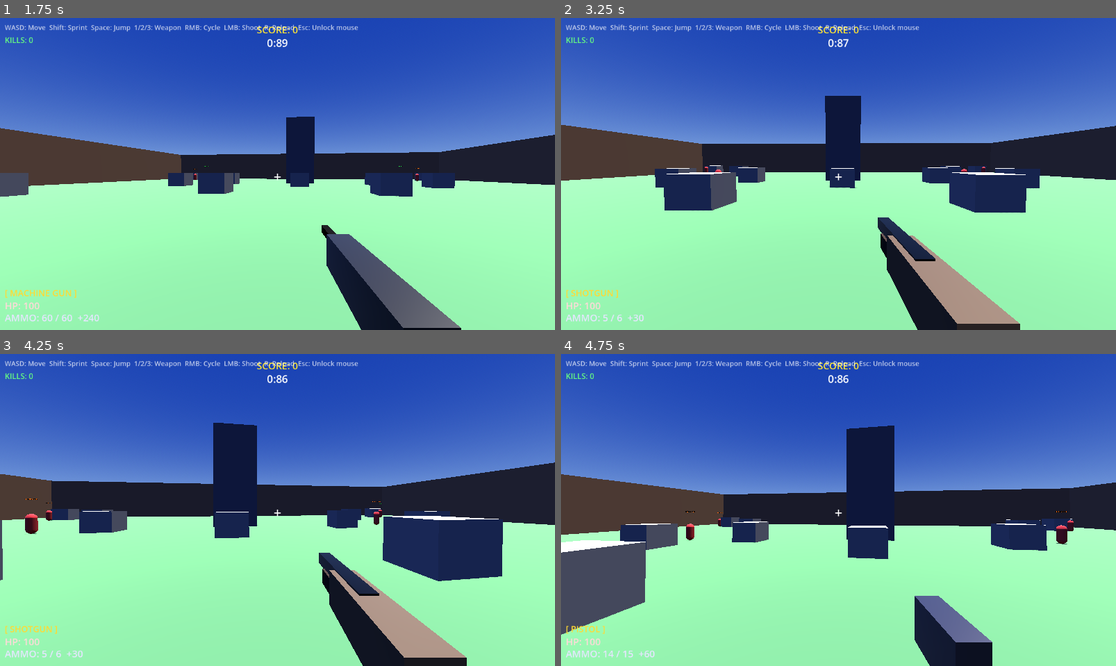
Above: before the commit, frames 1-4 (two rows, left to right).
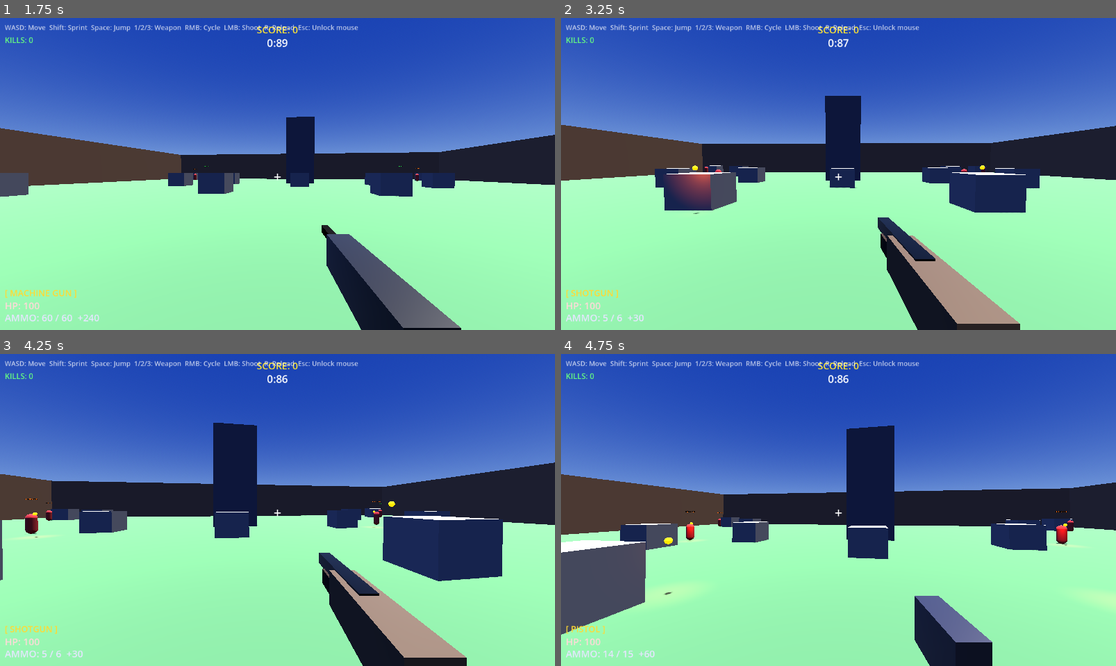
Above: after the commit, the same moments.

Repository: kukasaut0/godot-shooter
Game: Godot game, scene res://world.tscn
The game is run twice, just before and just after one commit, with the same random seed, the same clock (stepped at 60 frames per second) and the same inputs.
Inputs (mouse positions are in pixels of both pictures, inside the frame that each line leads up to):
- Up to frame 1 (1.75 s): tap Enter at 0.5 s; move the mouse to (305, 174) at 0.52 s; hold W from 0.53 s (still down); tap 1 at 0.6 s; click (305, 174) at 0.67 s; tap Space at 0.77, 1.52 s; move the mouse to (249, 174) at 1.27 s; tap 2 at 1.35 s
- Up to frame 2 (3.25 s): keep holding W; move the mouse to (849, 167) at 2.02 s; tap 3 at 2.1 s; move the mouse to (832, 180) at 2.77 s; tap R at 2.85 s; click (832, 180) at 2.92 s; tap Space at 3.02 s
- Up to frame 3 (4.25 s): keep holding W; move the mouse to (316, 513) at 3.52 s; hold Shift from 3.53 s (still down); tap Space at 3.77 s
- Up to frame 4 (4.75 s): keep holding W; move the mouse to (794, 506) at 4.27 s; release Shift at 4.28 s; tap 1 at 4.35 s; tap Space at 4.52 s

Frame 1 is identical in both runs. In frame 2, 0.7% of the frame differs, in the area x 19-77%, y 47-63%; in frame 3, less than 0.1%; in frame 4, 0.6%.

Commit message:
Add enemy shooting, reload system, and death debris
- Enemy fires projectiles at player when in SPOTTED or SEEKING_COVER state
- Magazine-based reload: 5 shots, 2.2s reload time, 0.55s between shots
- Max shoot range: 35 units
- Death spawns 8 physics-free debris pieces with arc trajectories and fade-out

Co-Authored-By: Claude Sonnet 4.6 <noreply@anthropic.com>

Diff:
--- a/enemy.gd
+++ b/enemy.gd
@@ -15,6 +15,11 @@
 # How much we penalise candidates that are still close to the player
 const COVER_AWAY_WEIGHT   := 0.4
 
+const SHOOT_INTERVAL  := 0.55   # seconds between shots
+const RELOAD_TIME     := 2.2    # seconds to reload
+const MAG_SIZE        := 5      # shots per magazine
+const SHOOT_RANGE     := 35.0   # max shooting distance
+
 var health     := 100
 var mesh_height := 1.7   # used by weapon_system for headshot detection
 
@@ -24,6 +29,11 @@
 var _cover_timer    := 0.0
 var _cover_target   := Vector3.ZERO
 var _cover_found    := false
+
+var _ammo           := MAG_SIZE
+var _shoot_timer    := 0.0
+var _reload_timer   := 0.0
+var _reloading      := false
 
 var _player : CharacterBody3D
 var _camera : Camera3D
@@ -107,6 +117,7 @@
 			if do_vis and _is_visible_to_player():
 				_enter_spotted()
 
+	_update_shooting(delta)
 	move_and_slide()
 
 	if _flash_timer > 0.0:
@@ -259,11 +270,118 @@
 			_label.font_size = 28
 
 
+# ── Shooting ───────────────────────────────────────────────────────────────────
+
+func _update_shooting(delta: float) -> void:
+	# Only shoot while exposed (not hiding or in cover)
+	var can_shoot := state == State.SPOTTED or state == State.SEEKING_COVER
+	if not can_shoot:
+		return
+
+	if _reloading:
+		_reload_timer -= delta
+		if _reload_timer <= 0.0:
+			_reloading = false
+			_ammo = MAG_SIZE
+		return
+
+	if _shoot_timer > 0.0:
+		_shoot_timer -= delta
+		return
+
+	# Range check
+	if global_position.distance_to(_player.global_position) > SHOOT_RANGE:
+		return
+
+	_fire_projectile()
+	_ammo -= 1
+	_shoot_timer = SHOOT_INTERVAL
+
+	if _ammo <= 0:
+		_reloading = true
+		_reload_timer = RELOAD_TIME
+
+
+func _fire_projectile() -> void:
+	var Projectile = preload("res://projectile.gd")
+	var proj : Area3D = Projectile.new()
+
+	var muzzle := global_position + Vector3(0.0, 0.9, 0.0)
+	var target  := _player.global_position + Vector3(0.0, 0.7, 0.0)  # aim at chest
+	proj.direction = (target - muzzle).normalized()
+	proj.global_position = muzzle
+
+	get_tree().current_scene.add_child(proj)
+
+
+# ── Death debris ───────────────────────────────────────────────────────────────
+
+func _spawn_debris() -> void:
+	const PIECE_COUNT := 8
+	const LIFETIME    := 2.2
+	const GRAVITY     := 14.0
+	const SIZES : Array[float] = [0.18, 0.22, 0.28, 0.14]
+
+	var scene := get_tree().current_scene
+	var rng   := RandomNumberGenerator.new()
+	rng.randomize()
+
+	for i in range(PIECE_COUNT):
+		var piece     := Node3D.new()
+		var mesh_inst := MeshInstance3D.new()
+		var box       := BoxMesh.new()
+		var s         : float = SIZES[i % SIZES.size()] * rng.randf_range(0.7, 1.4)
+		box.size      = Vector3(s, s, s)
+		mesh_inst.mesh = box
+		var mat := StandardMaterial3D.new()
+		mat.albedo_color = Color(0.75, 0.18, 0.18)
+		mat.transparency = BaseMaterial3D.TRANSPARENCY_ALPHA
+		mesh_inst.material_override = mat
+		piece.add_child(mesh_inst)
+
+		var origin := global_position + Vector3(
+			rng.randf_range(-0.3, 0.3),
+			rng.randf_range(0.5, 1.1),
+			rng.randf_range(-0.3, 0.3)
+		)
+		piece.global_position = origin
+		scene.add_child(piece)
+
+		# Simulate arc with a tween — no physics bodies needed
+		var vel := Vector3(
+			rng.randf_range(-1.0, 1.0),
+			rng.randf_range(0.5, 1.0),
+			rng.randf_range(-1.0, 1.0)
+		).normalized() * rng.randf_range(3.0, 7.0)
+		var spin_axis := Vector3(rng.randf_range(-1,1), rng.randf_range(-1,1), rng.randf_range(-1,1)).normalized()
+		var spin_spd  := rng.randf_range(4.0, 10.0)
+
+		var tween := piece.create_tween()
+		tween.set_process_mode(Tween.TWEEN_PROCESS_PHYSICS)
+		var elapsed := 0.0
+		var steps   := 20
+		for step in range(1, steps + 1):
+			var t    : float = LIFETIME * step / steps
+			var dt   : float = LIFETIME / steps
+			elapsed += dt
+			var pos  := origin + vel * t + Vector3(0, -0.5 * GRAVITY * t * t, 0)
+			pos.y    = maxf(pos.y, 0.1)  # stay above floor
+			var rot  := spin_axis * spin_spd * t
+			tween.tween_property(piece, "global_position", pos, dt).set_ease(Tween.EASE_IN_OUT)
+			tween.parallel().tween_property(piece, "rotation", rot, dt)
+
+		# Fade out in the last third
+		tween.parallel().tween_interval(LIFETIME * 0.65)
+		tween.tween_property(mat, "albedo_color:a", 0.0, LIFETIME * 0.35)
+		tween.finished.connect(piece.queue_free)
+
+
 func take_damage(amount: int, _is_headshot: bool = false) -> bool:
 	health -= amount
 	_base_mat.albedo_color = Color(1.0, 1.0, 1.0)
 	_flash_timer = FLASH_DURATION
 	if health <= 0:
+		_spawn_debris()
 		queue_free()
 		return true
 	# Getting hit always triggers ! → seek cover (unless already doing so)
